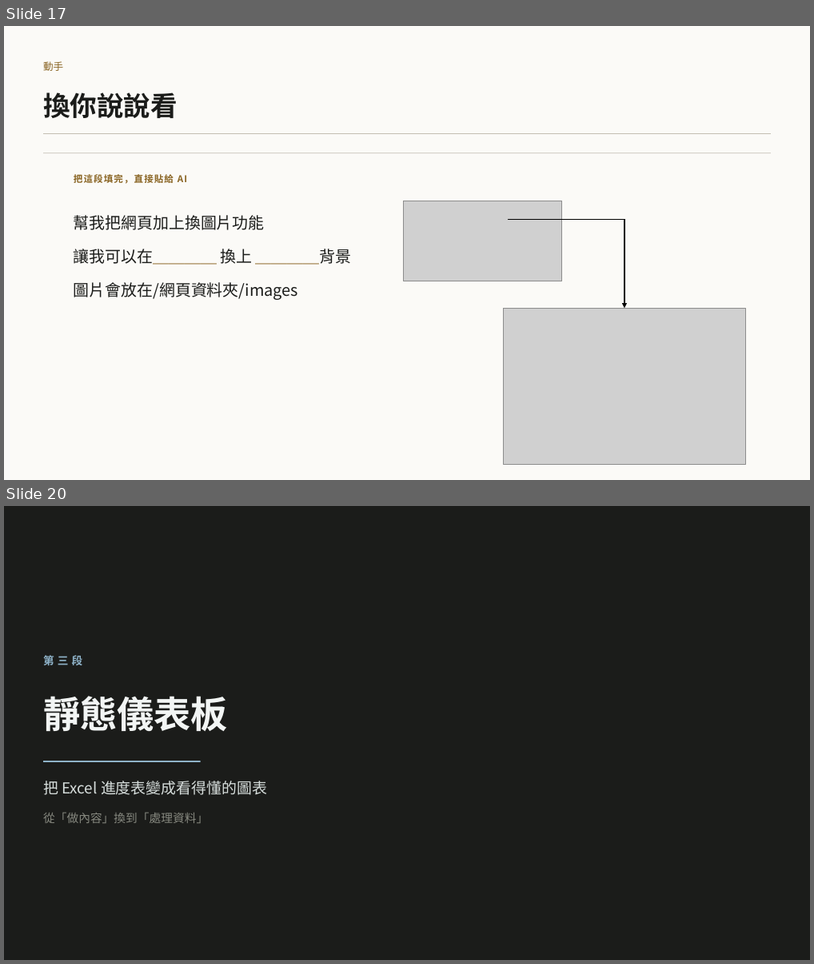
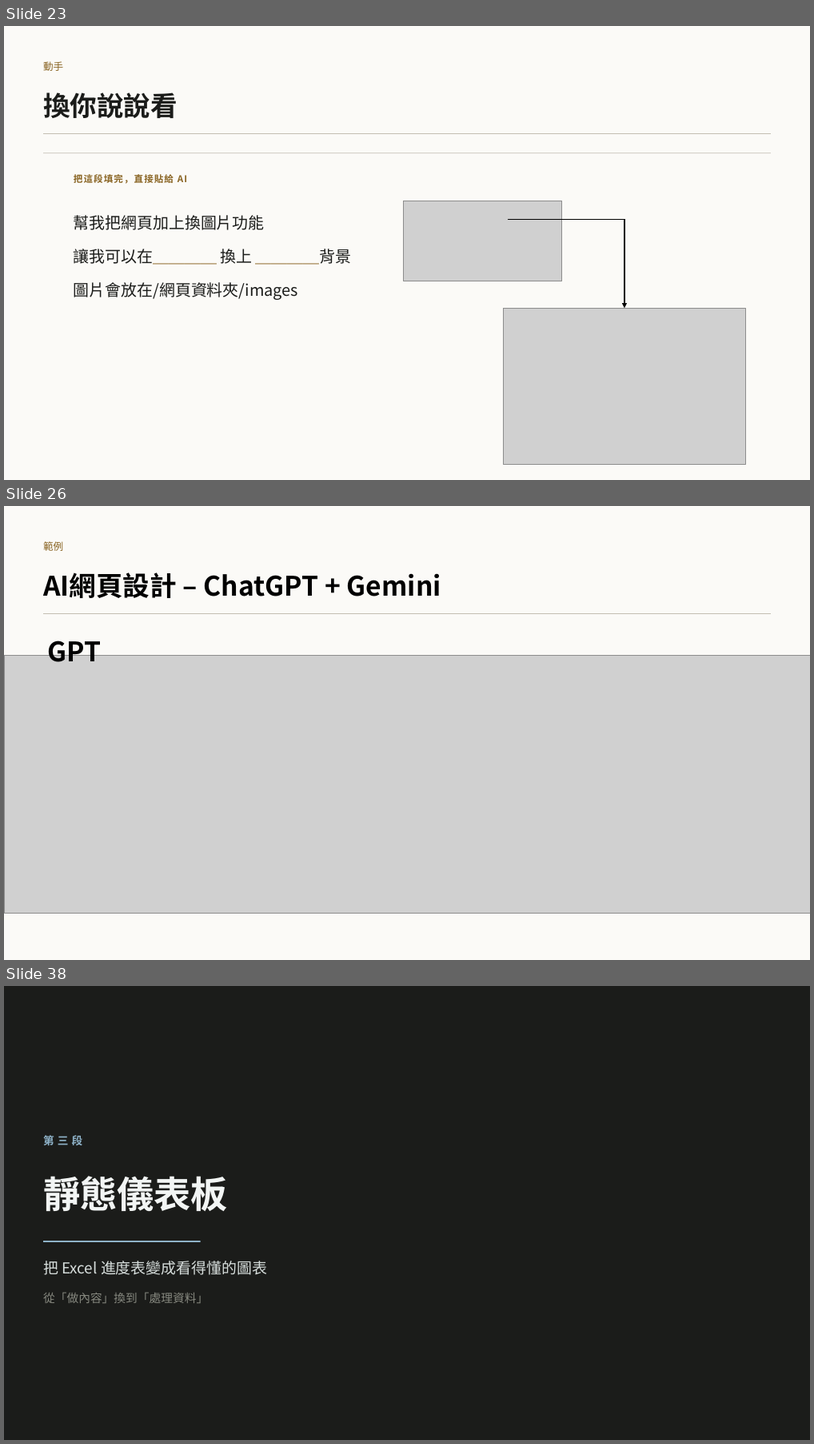
Before and after one commit to b39070566/architectureAiClass, a slide deck: slides/vibe-coding-workshop.pptx. Shown one above the other, each under a label of ours: slides 17 and 20 before the commit, slides 23, 26 and 38 after it; the slides between them are not shown. The pictures are 814x964 and 814x1444 pixels, drawn with LibreOffice and Linux fonts; fonts in the diff are those of the drawing; grey boxes stand for pictures. Boxes give left, top, right and bottom in pixels: in the first picture for what was removed or moved away, otherwise in the second. Text is boxed around its words. In the diff, an @@ line names an element or a change of style, - is before the commit and + after.

```diff
--- a/slides/vibe-coding-workshop.pptx
+++ b/slides/vibe-coding-workshop.pptx
@@ slide 26 added at <box>4,506,810,960</box>, background #FBFAF7 @@
@@ text added at <box>43,541,63,551</box>, 12 pt, text #8A6524 @@
+範例
@@ text added at <box>43,572,442,598</box>, 32 pt, text #000000, bold @@
+AI網頁設計 – ChatGPT + Gemini
@@ line added from (43, 614) to (771, 614), #C3BEB2 0.75 pt @@
@@ text added at <box>48,633,102,662</box>, 32 pt, text #000000, bold @@
+GPT
@@ picture added at <box>4,656,810,913</box> @@
@@ what was slide 17 is now slide 23 @@
@@ what was slide 20 is now slide 38 @@
```
Also in this commit, not shown: 10 slides changed, 25 other slides added, 18 other files.
